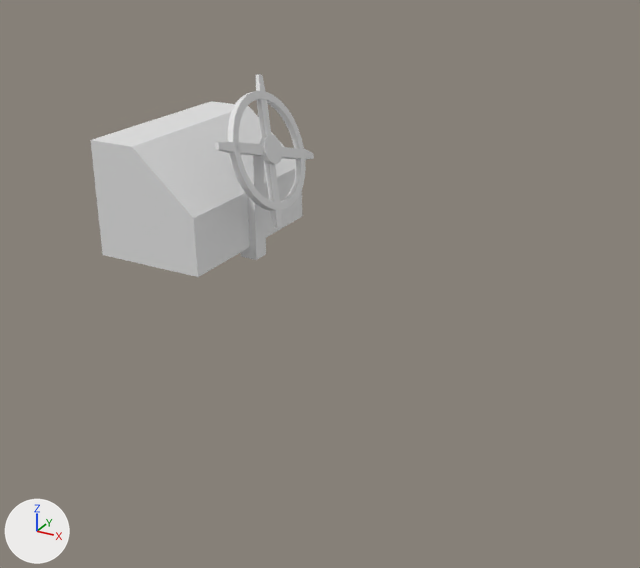
The FBX model Assets/Models/Submarine/steeringWheel.fbx: old version first, new version second.
Camera for both pictures: a 50 mm camera at (-31.07, -12.26, 5.51) aimed at (-37.57, -0.43, -0.4). The lights are fixed; the arrows at lower left show +X, +Y and +Z. Where no turn or scale is listed for an object, it has been applied to the vertices.
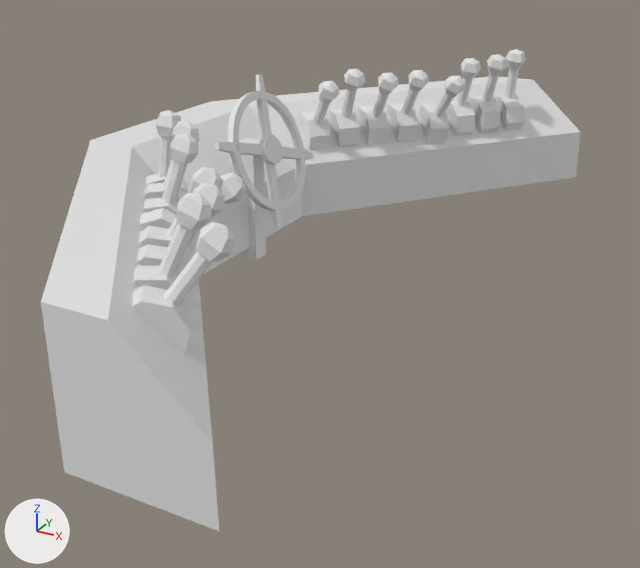
Where the change shows, as pixel boxes (x1, y1, x2, y2) in the pictures (640 x 568 px):
'Cube', reshaped (142% wider, 137% taller)
    before: (91, 74, 314, 277)
    after: (41, 49, 581, 531)
part 1 of me_cube, added
    after: (41, 49, 581, 531)

Patch to the scene script:
```diff
--- a/Assets/Models/Submarine/steeringWheel.fbx.py
+++ b/Assets/Models/Submarine/steeringWheel.fbx.py
@@ me_cube @@
 # used by ob_cube; location = (-40.12, 0.0, 0.88)
-me_cube.from_pydata(...)  # 236 vertices, 202 faces; spans x -1.0..1.77, y -1.69..1.69, z -1.22..1.91
+me_cube.from_pydata(...)  # 1040 vertices, 862 faces; spans x -1.0..4.94, y -6.67..6.79, z -1.22..1.91
+# me_cube part 1: 804 vertices added at x 0.38..4.94, y -6.67..6.79, z -1.0..1.79
 me_cube.materials.append(mat_material_003)
```
